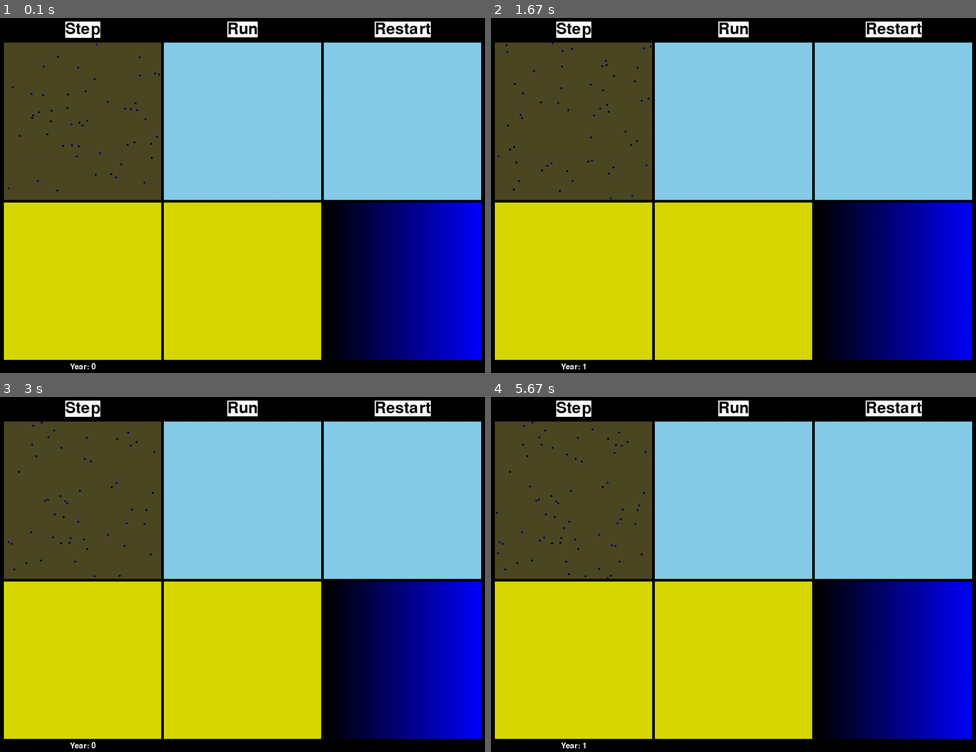
Above: before the commit, frames 1-4 (two rows, left to right).
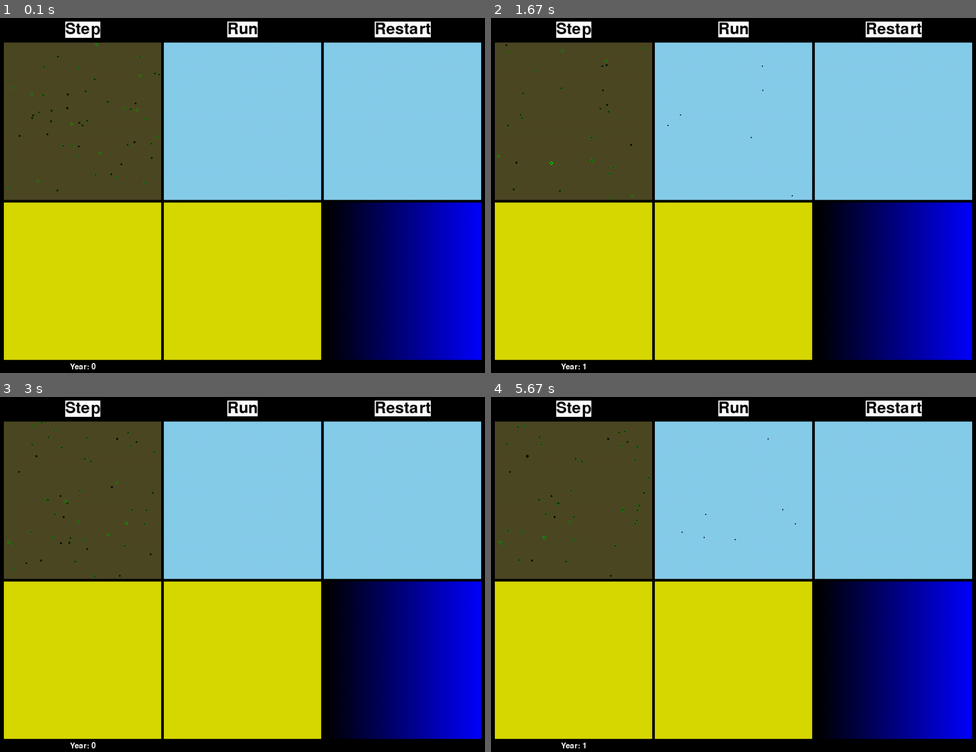
Above: after the commit, the same moments.

Repository: imbush/ecosystem_model
Game: pygame game, started from main.py
Same seed, same stepped clock (60 frames per second), same inputs: the game is played once before the commit and once after it.
Inputs (mouse positions are in pixels of both pictures, inside the frame that each line leads up to):
- Up to frame 1 (0.1 s): no input
- Up to frame 2 (1.67 s): click (893, 28) at 0.38 s; click (573, 28) at 0.85 s; click (573, 28) at 1.45 s
- Up to frame 3 (3 s): click (402, 407) at 2.22 s
- Up to frame 4 (5.67 s): click (573, 407) at 4.95 s

The runs differ from the first frame. In frame 1, 0.1% of the frame differs, in the area x 1-34%, y 7-49%; in frame 2, 0.1%; in frame 3, 0.1%; in frame 4, 0.2%, in the area x 1-63%, y 6-52%.

Commit message:
Fixed efficiency from normal distribution

Diff:
--- a/main.py
+++ b/main.py
@@ -61,10 +61,15 @@
                     if not run_mode:
                         year += 1
                         year_box.characters = "Year: " + str(year)
+                        start = time.perf_counter()
+                        plant_list = settings.next_year(plant_list)
+                        mid = time.perf_counter()
 
-                        plant_list = settings.next_year(plant_list)
                         pg_sets.draw_board(plant_list, settings.floor_light, settings.understory_light, settings.moisture_board, run_box, step_box, restart_box, year_box, screen)
                         pygame.display.flip()
+                        end = time.perf_counter()
+                        print("sim took:", mid-start, "pg took:", end - mid)
+
                 elif restart_box.rectangle.collidepoint(mousex, mousey):
                     sim_running = False
                     break
--- a/sim_settings.py
+++ b/sim_settings.py
@@ -6,7 +6,8 @@
         self.initial_num = 50
         self.tick_time = 0 #time between updates during run mode
 
-        self.efficiency_stdev = 5
+        #Max initial energy is 723
+        self.efficiency_stdev = 10 #50 is easy, 10 is about right
         self.area_energy_cost = 30
         self.height_growth_cost = 300
         self.area_growth_cost = 20
@@ -59,9 +60,10 @@
                             new_energy += self.floor_light[boxy, boxx]
 
             required_sustenance = np.pi * (plant.radius_floor**2 + plant.radius_understory**2 + plant.radius_canopy**2) * self.area_energy_cost
-            print(new_energy - required_sustenance, "and", norm(plant.soil_moisture, self.efficiency_stdev).pdf(self.moisture_board[plant.x_pos, plant.y_pos]))
+
             #Calculates plant energy with pdf centered at the
-            plant.energy = (new_energy - required_sustenance) * (norm(plant.soil_moisture, self.efficiency_stdev).pdf(self.moisture_board[plant.x_pos, plant.y_pos]))
+            plant.energy = new_energy * (norm.pdf(self.moisture_board[plant.x_pos, plant.y_pos], plant.soil_moisture, self.efficiency_stdev)/norm.pdf(plant.soil_moisture, plant.soil_moisture, self.efficiency_stdev)) - required_sustenance
+            print(plant.energy)
 
         self.understory_light = new_understory_light
         self.floor_light = new_floor_light
@@ -153,7 +155,7 @@
         self.x_pos = x_pos
         self.y_pos = y_pos
         self.age = 0
-        self.display_color = (0,0, math.floor(255/100 * self.soil_moisture))
+        self.display_color = (0, min(255, math.floor(255/100 * self.soil_moisture)), 0)
         self.energy = None
 
     def __eq__(self, coords):
@@ -202,6 +204,9 @@
     '''
 
     seed_soil_moisture = np.random.normal((parent1.soil_moisture + parent2.soil_moisture)/2, mutation_rate * 20)
+    if seed_soil_moisture < 0:
+        seed_soil_moisture = 0
+
     seed_seed_production = math.ceil(np.random.normal((parent1.seed_production + parent2.seed_production)/2, mutation_rate * 10))
     if seed_seed_production < 0:
         seed_seed_production = 0
--- /dev/null
+++ b/test.py
@@ -0,0 +1,10 @@
+from scipy.stats import norm
+import time, numpy as np
+import matplotlib.pyplot as plt
+
+
+x = np.arange(0,100, 0.001)
+y = norm.pdf(x,30,10)/norm.pdf(30,30,10)
+print(norm.pdf(100,30,10)/norm.pdf(30,30,10))
+plt.plot(x,y)
+plt.show()
